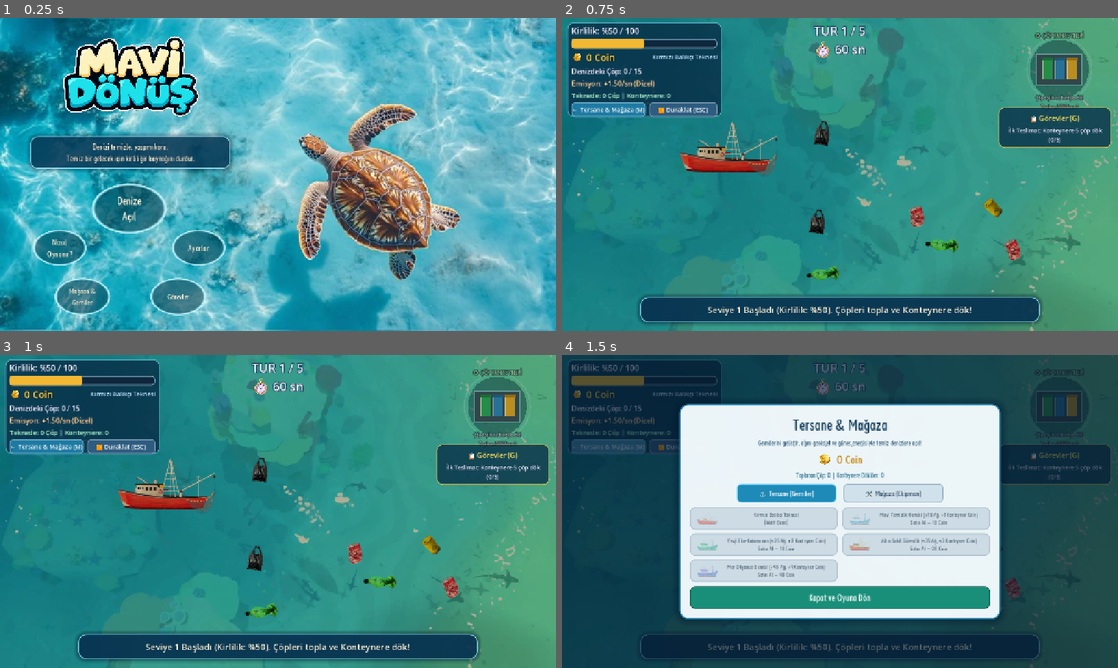
Above: before the commit, frames 1-4 (two rows, left to right).
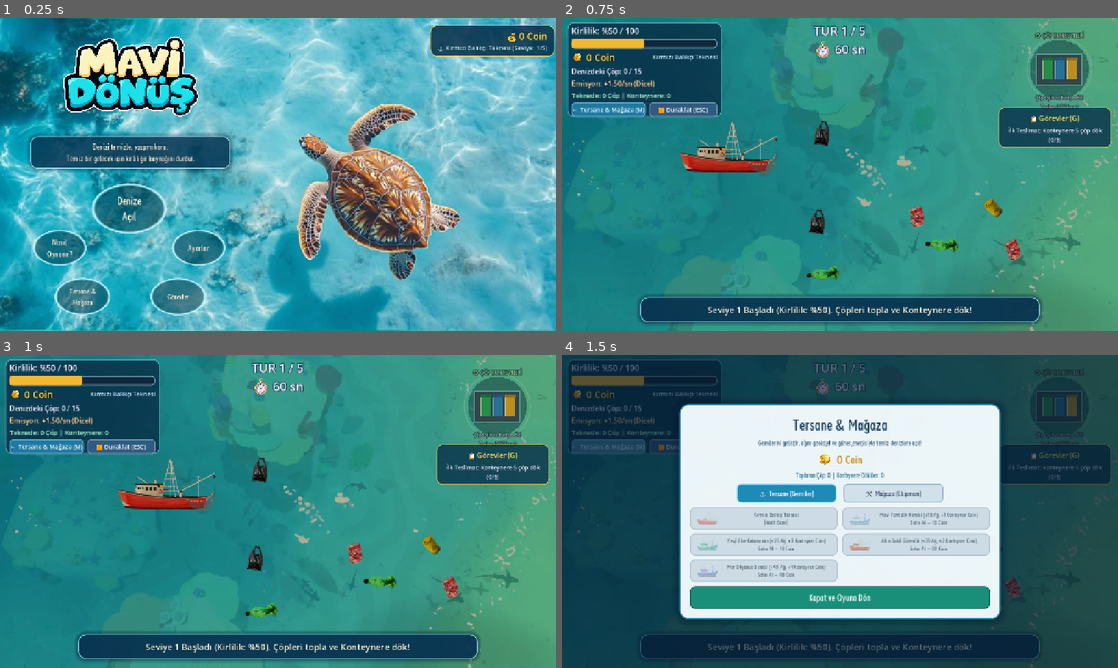
Above: after the commit, the same moments.

Repository: tubaiskol/Mavi-Donus-Hackathon-Team22
Game: Godot game, scene res://scenes/main_menu.tscn
The game is run twice, just before and just after one commit, with the same random seed, the same clock (stepped at 60 frames per second) and the same inputs. The engine's default icon, where the game draws it, is replaced by a stand-in: a white triangle on a blue panel in a dark square.
Inputs:
- Up to frame 1 (0.25 s): no input
- Up to frame 2 (0.75 s): click "Denize Açıl" at 0.5 s
- Up to frame 3 (1 s): no input
- Up to frame 4 (1.5 s): click "🛒 Tersane & Mağaza (M)" at 1.25 s

The runs differ from the first frame. In frame 1, 2.3% of the frame differs, in the area x 12-100%, y 2-93%; in frame 2, nothing differs; in frame 3, nothing differs; in frame 4, nothing differs.

Commit message:
ana menüye interaktif tersane, seviye seçimi ve ilerleme sıfırlama eklendi

Diff:
--- a/scripts/main_menu.gd
+++ b/scripts/main_menu.gd
@@ -1,6 +1,8 @@
 extends Control
 
 const MENU_FONT := preload("res://assets/menu_font.ttf")
+const RED_BOAT_TEX := preload("res://assets/red_boat.png")
+const BLUE_BOAT_TEX := preload("res://assets/blue_boat.png")
 
 @onready var start_button: TextureButton = $CenterContainer/MenuBox/ButtonsBox/StartButton
 @onready var help_button: TextureButton = $CenterContainer/MenuBox/ButtonsBox/HelpButton
@@ -10,26 +12,103 @@
 var _settings_overlay: Control
 var _fleet_overlay: Control
 var _quests_overlay: Control
+var _quests_list_container: VBoxContainer
+var _level_select_overlay: Control
 
 var _music_slider: HSlider
 var _sfx_slider: HSlider
 var _music_toggle_box: Button
 var _sfx_toggle_box: Button
 
+# Ana menü üst bilgi kartı (Kalıcı Coin ve Gemi Göstergesi)
+var _top_profile_card: PanelContainer
+var _profile_coins_label: Label
+var _profile_boat_label: Label
+
+# Ana Menü Tersane / Mağaza bileşenleri
+var _menu_shop_coins_label: Label
+var _menu_boat_buttons: Dictionary = {}
+var _menu_net_btn: Button
+var _menu_solar_btn: Button
+var _menu_active_shop_tab := 0
+var _menu_shipyard_box: VBoxContainer
+var _menu_equipment_box: VBoxContainer
+var _menu_tab_shipyard_btn: Button
+var _menu_tab_equip_btn: Button
+
 
 func _ready() -> void:
 	get_tree().paused = false
 	GameState.running = false
-	start_button.pressed.connect(_start_game)
+	GameState.load_game()
+
+	start_button.pressed.connect(_on_start_pressed)
 	help_button.pressed.connect(_open_howto)
 	settings_button.pressed.connect(_open_settings)
+
+	_build_top_profile_card()
 	_style_subtitle_banner()
 	_position_menu_buttons()
 	_build_modals()
 
+	GameState.coins_changed.connect(func(_c): _update_profile_labels())
+	GameState.boat_changed.connect(func(_b): _update_profile_labels())
+	_update_profile_labels()
+
+
+func _build_top_profile_card() -> void:
+	_top_profile_card = PanelContainer.new()
+	_top_profile_card.name = "TopProfileCard"
+	var sb := StyleBoxFlat.new()
+	sb.bg_color = Color(0.03, 0.18, 0.28, 0.85)
+	sb.border_color = Color(0.96, 0.82, 0.32, 0.80)
+	sb.set_border_width_all(2)
+	sb.set_corner_radius_all(16)
+	sb.content_margin_left = 18
+	sb.content_margin_right = 18
+	sb.content_margin_top = 10
+	sb.content_margin_bottom = 10
+	_top_profile_card.add_theme_stylebox_override("panel", sb)
+
+	_top_profile_card.set_anchors_and_offsets_preset(Control.PRESET_TOP_RIGHT)
+	_top_profile_card.offset_left = -290.0
+	_top_profile_card.offset_top = 16.0
+	_top_profile_card.offset_right = -20.0
+	_top_profile_card.offset_bottom = 80.0
+	add_child(_top_profile_card)
+
+	var vb := VBoxContainer.new()
+	vb.add_theme_constant_override("separation", 2)
+	_top_profile_card.add_child(vb)
+
+	_profile_coins_label = Label.new()
+	_profile_coins_label.horizontal_alignment = HORIZONTAL_ALIGNMENT_RIGHT
+	_profile_coins_label.add_theme_font_size_override("font_size", 22)
+	_profile_coins_label.add_theme_color_override("font_color", Color(1.0, 0.90, 0.38))
+	_profile_coins_label.add_theme_color_override("font_outline_color", Color(0.18, 0.12, 0.02, 0.95))
+	_profile_coins_label.add_theme_constant_override("outline_size", 4)
+	vb.add_child(_profile_coins_label)
+
+	_profile_boat_label = Label.new()
+	_profile_boat_label.horizontal_alignment = HORIZONTAL_ALIGNMENT_RIGHT
+	_profile_boat_label.add_theme_font_size_override("font_size", 14)
+	_profile_boat_label.add_theme_color_override("font_color", Color(0.78, 0.95, 1.0))
+	_profile_boat_label.add_theme_color_override("font_outline_color", Color(0.04, 0.18, 0.28))
+	_profile_boat_label.add_theme_constant_override("outline_size", 4)
+	vb.add_child(_profile_boat_label)
+
+
+func _update_profile_labels() -> void:
+	if _profile_coins_label:
+		_profile_coins_label.text = "💰 %d Coin" % GameState.coins
+	if _profile_boat_label:
+		_profile_boat_label.text = "⚓ %s (Seviye: %d/5)" % [
+			GameState.get_boat_name(),
+			GameState.unlocked_level
+		]
+
 
 func _style_subtitle_banner() -> void:
-	# Ana menüdeki alt açıklama yazısına (InfoLabel) şık deniz temalı UI kartı ekle
 	var menu_box: VBoxContainer = $CenterContainer/MenuBox
 	var info_label: Label = menu_box.get_node_or_null("InfoLabel") as Label
 	if info_label == null:
@@ -60,11 +139,26 @@
 	info_label.add_theme_constant_override("outline_size", 5)
 
 
-func _start_game() -> void:
+func _on_start_pressed() -> void:
 	if AudioManager:
 		AudioManager.play_button()
+
+	# Eğer oyuncu 1. seviyeyi geçmişse Seviye Seçimi / Devam Et modalını aç
+	if GameState.unlocked_level > 1 or not GameState.level_history.is_empty():
+		_open_level_select()
+	else:
+		_start_level(1)
+
+
+func _start_level(lvl: int) -> void:
 	start_button.disabled = true
+	GameState.start_level_round(lvl)
 	get_tree().change_scene_to_file("res://scenes/main.tscn")
+
+
+func _open_level_select() -> void:
+	_refresh_level_select_ui()
+	_level_select_overlay.show()
 
 
 func _open_howto() -> void:
@@ -86,6 +180,7 @@
 	if AudioManager:
 		AudioManager.play_button()
 	if _fleet_overlay:
+		_refresh_menu_shop()
 		_fleet_overlay.show()
 
 
@@ -93,6 +188,7 @@
 	if AudioManager:
 		AudioManager.play_button()
 	if _quests_overlay:
+		_refresh_quests_modal()
 		_quests_overlay.show()
 
 
@@ -102,55 +198,327 @@
 		ui_theme.default_font = MENU_FONT
 		ui_theme.default_font_size = 20
 
-	# --- NASIL OYNANIR MODALI (mavi_donus tarzı) ---
+	# 1) NASIL OYNANIR MODALI
 	var howto_vb := _create_modal_card("HowToModal", ui_theme)
 	_howto_overlay = get_node("HowToModal")
-
 	howto_vb.add_child(_modal_label("Nasıl Oynanır?", 36, Color(0.06, 0.24, 0.36)))
 	howto_vb.add_child(_modal_label("• WASD veya Ok tuşlarıyla temizlik gemisini hareket ettir.", 19))
-	howto_vb.add_child(_modal_label("• Deniz en az %50 kirlilik ve 7-8 varsayılan çöple başlar; suya yeni düşen çöpler kirliliği artırır!", 19))
-	howto_vb.add_child(_modal_label("• Topladığın çöpleri sağ üst köşedeki ♻️ Çöp Konteynerine bırakarak ek coin ve görev ödülleri kazan.", 19))
-	howto_vb.add_child(_modal_label("• 2. seviyeden itibaren ağa takılı Caretta'nın yanında 2 saniye kalarak onu kurtar (+5 Coin, -10 Kirlilik).", 19))
-	howto_vb.add_child(_modal_label("• Oyun içinde sol üstteki 🛒 Mağaza (M) ve 📋 Görevler (G) butonlarıyla istediğin an tersaneye ve görevlere ulaşabilirsin.", 19))
+	howto_vb.add_child(_modal_label("• Deniz en az %50 kirlilik ve 7-8 varsayılan çöple başlar; yeni düşen çöpler kirliliği artırır!", 19))
+	howto_vb.add_child(_modal_label("• Çöpleri toplayıp sağ üstteki Çöp Konteynerine dökerek bonus coin kazan.", 19))
+	howto_vb.add_child(_modal_label("• Caretta'nın yanında 2 saniye kalarak onu kurtar (+5 Coin, -10 Kirlilik).", 19))
+	howto_vb.add_child(_modal_label("• Oyun içinde 'P / ESC' ile duraklatabilir, 'M' ile tersaneye, 'G' ile görevlere gidebilirsin.", 19))
 	howto_vb.add_child(_modal_button("Geri Dön", func():
 		if AudioManager:
 			AudioManager.play_button()
 		_howto_overlay.hide()
 	))
 
-	# --- MAĞAZA & GEMİLER TANITIM MODALI ---
-	var fleet_vb := _create_modal_card("FleetModal", ui_theme)
-	_fleet_overlay = get_node("FleetModal")
-	fleet_vb.add_child(_modal_label("⚓ Mağaza & Gemi Çeşitleri", 34, Color(0.06, 0.24, 0.36)))
-	fleet_vb.add_child(_modal_label("Oyun sırasında sol üstteki '🛒 Mağaza (M)' butonuyla veya tur sonlarında satın alabilirsin:", 18, Color(0.18, 0.36, 0.48)))
-	for boat_id in GameState.BOAT_ORDER:
-		var info: Dictionary = GameState.BOAT_CATALOG[boat_id]
-		var cost_txt := "Başlangıç Gemisi" if int(info["cost"]) == 0 else "%d Coin" % int(info["cost"])
-		fleet_vb.add_child(_modal_label("🚤 %s (%s) — %s" % [info["name"], cost_txt, info["desc"]], 18))
-	fleet_vb.add_child(_modal_label("🛠️ Geniş Ağ (8 Coin): Toplama alanı +25  |  ☀️ Güneş Paneli (15 Coin): Emisyonu sıfırlar!", 18, Color(0.10, 0.46, 0.36)))
-	fleet_vb.add_child(_modal_button("Kapat", func():
-		if AudioManager:
-			AudioManager.play_button()
-		_fleet_overlay.hide()
-	))
-
-	# --- GÖREVLER MODALI ---
+	# 2) SEVİYE SEÇİMİ / DEVAM ET MODALI (Kaldığı yerden başlama)
+	_build_level_select_modal(ui_theme)
+
+	# 3) ANA MENÜ İNTERAKTİF TERSANE & MAĞAZA (Doğrudan buradan satın alma yapılabilir!)
+	_build_interactive_menu_shop(ui_theme)
+
+	# 4) GÖREVLER MODALI
 	var quests_vb := _create_modal_card("QuestsPreviewModal", ui_theme)
 	_quests_overlay = get_node("QuestsPreviewModal")
 	quests_vb.add_child(_modal_label("📋 Deniz Temizliği Görevleri", 34, Color(0.06, 0.24, 0.36)))
-	quests_vb.add_child(_modal_label("Oyun içinde bu görevleri tamamlayarak ekstra coin ödülleri kazanırsın:", 18, Color(0.18, 0.36, 0.48)))
-	for q in GameState.quests:
-		quests_vb.add_child(_modal_label("🎯 %s  —  Ödül: +%d Coin" % [q["title"], int(q["reward"])], 18))
+	quests_vb.add_child(_modal_label("Görevleri tamamlayarak ekstra coin kazan:", 18, Color(0.18, 0.36, 0.48)))
+
+	_quests_list_container = VBoxContainer.new()
+	_quests_list_container.add_theme_constant_override("separation", 10)
+	quests_vb.add_child(_quests_list_container)
+
 	quests_vb.add_child(_modal_button("Kapat", func():
 		if AudioManager:
 			AudioManager.play_button()
 		_quests_overlay.hide()
 	))
 
-	# --- AYARLAR MODALI (Referans görseldeki OPTIONS tarzı) ---
+	# 5) AYARLAR MODALI (Kısa-kalın ses barı, ful açık/kapalı butonları, ilerleme sıfırlama)
 	_build_sweet_settings_modal(ui_theme)
 
 
+func _build_level_select_modal(ui_theme: Theme) -> void:
+	var vb := _create_modal_card("LevelSelectModal", ui_theme)
+	_level_select_overlay = get_node("LevelSelectModal")
+
+	vb.add_child(_modal_label("⚓ Seviye Seçimi", 36, Color(0.06, 0.24, 0.36)))
+
+	var resume_btn := _modal_button("▶️ Kaldığın Yerden Devam Et (Seviye %d)" % GameState.unlocked_level, func():
+		if AudioManager:
+			AudioManager.play_button()
+		_level_select_overlay.hide()
+		_start_level(GameState.unlocked_level)
+	, true)
+	resume_btn.name = "ResumeLevelBtn"
+	vb.add_child(resume_btn)
+
+	var grid := GridContainer.new()
+	grid.name = "LevelsGrid"
+	grid.columns = 5
+	grid.add_theme_constant_override("h_separation", 10)
+	grid.add_theme_constant_override("v_separation", 10)
+	vb.add_child(grid)
+
+	vb.add_child(_modal_button("Kapat", func():
+		if AudioManager:
+			AudioManager.play_button()
+		_level_select_overlay.hide()
+	, false))
+
+
+func _refresh_level_select_ui() -> void:
+	if _level_select_overlay == null:
+		return
+	var vb: VBoxContainer = _level_select_overlay.get_node("CenterContainer/PanelContainer/VBoxContainer")
+	var resume_btn: Button = vb.get_node_or_null("ResumeLevelBtn") as Button
+	if resume_btn:
+		resume_btn.text = "▶️ Kaldığın Yerden Devam Et (Seviye %d)" % GameState.unlocked_level
+
+	var grid: GridContainer = vb.get_node_or_null("LevelsGrid") as GridContainer
+	if grid:
+		for c in grid.get_children():
+			c.queue_free()
+
+		for lvl in range(1, 6):
+			var b := Button.new()
+			b.custom_minimum_size = Vector2(90, 70)
+			b.add_theme_font_size_override("font_size", 16)
+
+			var is_unlocked := (lvl <= GameState.unlocked_level)
+			var hist = GameState.level_history.get(str(lvl), {})
+			var is_passed := bool(hist.get("passed", false))
+
+			if is_passed:
+				b.text = "Seviye %d\n✅ Geçildi" % lvl
+				b.disabled = false
+			elif is_unlocked:
+				b.text = "Seviye %d\n🔓 Açık" % lvl
+				b.disabled = false
+			else:
+				b.text = "Seviye %d\n🔒 Kilitli" % lvl
+				b.disabled = true
+
+			b.pressed.connect(func():
+				if AudioManager:
+					AudioManager.play_button()
+				_level_select_overlay.hide()
+				_start_level(lvl)
+			)
+			grid.add_child(b)
+
+
+func _refresh_quests_modal() -> void:
+	if _quests_list_container == null:
+		return
+	for c in _quests_list_container.get_children():
+		c.queue_free()
+
+	for q in GameState.quests:
+		var is_comp: bool = bool(q.get("completed", false))
+		var progress: int = int(q.get("progress", 0))
+		var target: int = int(q.get("target", 1))
+		var title: String = str(q.get("title", ""))
+		var reward: int = int(q.get("reward", 0))
+
+		var status_str := "✅ Tamamlandı (+%d Coin)" % reward if is_comp else "⏳ %d / %d (+%d Coin)" % [progress, target, reward]
+		var col := Color(0.12, 0.55, 0.25) if is_comp else Color(0.15, 0.25, 0.35)
+
+		var lbl := Label.new()
+		lbl.text = "🎯 %s\n   Durum: %s" % [title, status_str]
+		lbl.add_theme_font_size_override("font_size", 17)
+		lbl.add_theme_color_override("font_color", col)
+		_quests_list_container.add_child(lbl)
+
+
+# --- ANA MENÜ İNTERAKTİF TERSANE & MAĞAZA ---
+func _build_interactive_menu_shop(ui_theme: Theme) -> void:
+	var vb := _create_modal_card("InteractiveMenuShopModal", ui_theme)
+	_fleet_overlay = get_node("InteractiveMenuShopModal")
+	vb.custom_minimum_size = Vector2(740, 0)
+
+	vb.add_child(_modal_label("⚓ Tersane & Mağaza", 36, Color(0.06, 0.24, 0.36)))
+
+	_menu_shop_coins_label = _modal_label("Coin: %d" % GameState.coins, 24, Color(0.78, 0.52, 0.06))
+	vb.add_child(_menu_shop_coins_label)
+
+	# Sekmeler
+	var tabs_row := HBoxContainer.new()
+	tabs_row.alignment = BoxContainer.ALIGNMENT_CENTER
+	tabs_row.add_theme_constant_override("separation", 16)
+	vb.add_child(tabs_row)
+
+	_menu_tab_shipyard_btn = Button.new()
+	_menu_tab_shipyard_btn.text = "⚓ Tersane (Gemiler)"
+	_menu_tab_shipyard_btn.custom_minimum_size = Vector2(230, 44)
+	_menu_tab_shipyard_btn.add_theme_font_size_override("font_size", 18)
+	_menu_tab_shipyard_btn.pressed.connect(_switch_menu_shop_tab.bind(0))
+	tabs_row.add_child(_menu_tab_shipyard_btn)
+
+	_menu_tab_equip_btn = Button.new()
+	_menu_tab_equip_btn.text = "🛠️ Mağaza (Ekipman)"
+	_menu_tab_equip_btn.custom_minimum_size = Vector2(230, 44)
+	_menu_tab_equip_btn.add_theme_font_size_override("font_size", 18)
+	_menu_tab_equip_btn.pressed.connect(_switch_menu_shop_tab.bind(1))
+	tabs_row.add_child(_menu_tab_equip_btn)
+
+	# Tersane Box
+	_menu_shipyard_box = VBoxContainer.new()
+	_menu_shipyard_box.add_theme_constant_override("separation", 8)
+	vb.add_child(_menu_shipyard_box)
+
+	var grid := GridContainer.new()
+	grid.columns = 2
+	grid.add_theme_constant_override("h_separation", 10)
+	grid.add_theme_constant_override("v_separation", 8)
+	_menu_shipyard_box.add_child(grid)
+
+	var red_icon := _make_boat_icon(RED_BOAT_TEX, Rect2i(360, 215, 250, 140), Color.WHITE)
+	var blue_icon := _make_boat_icon(BLUE_BOAT_TEX, Rect2i(190, 260, 230, 140), Color.WHITE)
+	var emerald_icon := _make_boat_icon(BLUE_BOAT_TEX, Rect2i(190, 260, 230, 140), Color(0.55, 1.0, 0.72))
+	var gold_icon := _make_boat_icon(RED_BOAT_TEX, Rect2i(360, 215, 250, 140), Color(1.0, 0.88, 0.38))
+	var royal_icon := _make_boat_icon(BLUE_BOAT_TEX, Rect2i(190, 260, 230, 140), Color(0.86, 0.68, 1.0))
+
+	var icons := {
+		"red": red_icon,
+		"blue": blue_icon,
+		"emerald": emerald_icon,
+		"gold": gold_icon,
+		"royal": royal_icon
+	}
+
+	for boat_id in GameState.BOAT_ORDER:
+		var b := Button.new()
+		b.size_flags_horizontal = Control.SIZE_EXPAND_FILL
+		b.icon = icons.get(boat_id)
+		b.expand_icon = false
+		b.custom_minimum_size = Vector2(330, 50)
+		b.add_theme_font_size_override("font_size", 14)
+		b.pressed.connect(_on_menu_boat_buy_pressed.bind(boat_id))
+		grid.add_child(b)
+		_menu_boat_buttons[boat_id] = b
+
+	# Ekipman Box
+	_menu_equipment_box = VBoxContainer.new()
+	_menu_equipment_box.add_theme_constant_override("separation", 12)
+	vb.add_child(_menu_equipment_box)
+
+	_menu_net_btn = Button.new()
+	_menu_net_btn.custom_minimum_size = Vector2(0, 54)
+	_menu_net_btn.add_theme_font_size_override("font_size", 18)
+	_menu_net_btn.pressed.connect(func():
+		if GameState.buy_net():
+			if AudioManager:
+				AudioManager.play_buy()
+			_refresh_menu_shop()
+	)
+	_menu_equipment_box.add_child(_menu_net_btn)
+
+	_menu_solar_btn = Button.new()
+	_menu_solar_btn.custom_minimum_size = Vector2(0, 54)
+	_menu_solar_btn.add_theme_font_size_override("font_size", 18)
+	_menu_solar_btn.pressed.connect(func():
+		if GameState.buy_solar():
+			if AudioManager:
+				AudioManager.play_solar()
+			_refresh_menu_shop()
+	)
+	_menu_equipment_box.add_child(_menu_solar_btn)
+
+	vb.add_child(_modal_button("Kapat", func():
+		if AudioManager:
+			AudioManager.play_button()
+		_fleet_overlay.hide()
+	))
+
+	_switch_menu_shop_tab(0)
+
+
+func _switch_menu_shop_tab(idx: int) -> void:
+	_menu_active_shop_tab = idx
+	_menu_shipyard_box.visible = (_menu_active_shop_tab == 0)
+	_menu_equipment_box.visible = (_menu_active_shop_tab == 1)
+
+
+func _on_menu_boat_buy_pressed(boat_id: String) -> void:
+	var was_owned := GameState.is_boat_owned(boat_id)
+	if GameState.buy_or_select_boat(boat_id):
+		if AudioManager:
+			if was_owned:
+				AudioManager.play_button()
+			else:
+				AudioManager.play_buy()
+		_refresh_menu_shop()
+
+
+func _refresh_menu_shop() -> void:
+	if _menu_shop_coins_label:
+		_menu_shop_coins_label.text = "💰 Toplam Coin: %d" % GameState.coins
+
+	for boat_id: String in _menu_boat_buttons:
+		var btn: Button = _menu_boat_buttons[boat_id]
+		var info: Dictionary = GameState.BOAT_CATALOG[boat_id]
+		var b_name: String = info["name"]
+		var cost: int = int(info["cost"])
+		var r_bonus: int = int(info["radius_bonus"])
+		var d_bonus: int = int(info["delivery_bonus"])
+		var owned: bool = GameState.is_boat_owned(boat_id)
+		var is_active: bool = (GameState.selected_boat == boat_id)
+
+		var stat_txt := ""
+		if r_bonus > 0:
+			stat_txt = " (+%d Ağ, +%d Konteyner Coin)" % [r_bonus, d_bonus]
+
+		if is_active:
+			btn.text = "%s%s\n[Aktif Gemi]" % [b_name, stat_txt]
+			btn.disabled = true
+		elif owned:
+			btn.text = "%s%s\n[Sahipsin — Seç]" % [b_name, stat_txt]
+			btn.disabled = false
+		else:
+			btn.text = "%s%s\nSatın Al — %d Coin" % [b_name, stat_txt, cost]
+			btn.disabled = (GameState.coins < cost)
+
+	if _menu_net_btn:
+		if GameState.has_wide_net:
+			_menu_net_btn.text = "Geniş Ağ (Toplama Alanı +25)  —  Alındı"
+			_menu_net_btn.disabled = true
+		else:
+			_menu_net_btn.text = "Geniş Ağ (Toplama Alanı +25)  —  8 coin"
+			_menu_net_btn.disabled = (GameState.coins < 8)
+
+	if _menu_solar_btn:
+		if GameState.has_solar:
+			_menu_solar_btn.text = "Güneş Paneli (Emisyon Sıfırlanır)  —  Alındı"
+			_menu_solar_btn.disabled = true
+		else:
+			_menu_solar_btn.text = "Güneş Paneli (Emisyon Sıfırlanır)  —  15 coin"
+			_menu_solar_btn.disabled = (GameState.coins < 15)
+
+	_update_profile_labels()
+
+
+func _make_boat_icon(tex: Texture2D, region: Rect2i, tint: Color) -> Texture2D:
+	if tex == null:
+		return null
+	var img := tex.get_image()
+	if img == null:
+		return null
+	if img.is_compressed():
+		img.decompress()
+	var cropped := img.get_region(region)
+	cropped.resize(54, 34, Image.INTERPOLATE_LANCZOS)
+	if tint != Color.WHITE:
+		for y in cropped.get_height():
+			for x in cropped.get_width():
+				var c := cropped.get_pixel(x, y)
+				if c.a > 0.01:
+					cropped.set_pixel(x, y, Color(c.r * tint.r, c.g * tint.g, c.b * tint.b, c.a))
+	return ImageTexture.create_from_image(cropped)
+
+
+# --- AYARLAR MODALI ---
 func _build_sweet_settings_modal(ui_theme: Theme) -> void:
 	_settings_overlay = Control.new()
 	_settings_overlay.name = "SettingsModal"
@@ -168,7 +536,6 @@
 	cc.set_anchors_and_offsets_preset(Control.PRESET_FULL_RECT)
 	_settings_overlay.add_child(cc)
 
-	# Mavi-turkuaz parlak çerçeveli ana kart (OPTIONS görseli tarzı)
 	var card := PanelContainer.new()
 	var card_sb := StyleBoxFlat.new()
 	card_sb.bg_color = Color(0.24, 0.76, 0.94, 0.97)
@@ -186,10 +553,9 @@
 
 	var vb := VBoxContainer.new()
 	vb.custom_minimum_size = Vector2(460, 0)
-	vb.add_theme_constant_override("separation", 22)
+	vb.add_theme_constant_override("separation", 18)
 	card.add_child(vb)
 
-	# Üst Başlık Satırı: Büyük sarı-turuncu konturlu "AYARLAR" + sağ üst "✖" butonu
 	var header_hb := HBoxContainer.new()
 	header_hb.alignment = BoxContainer.ALIGNMENT_CENTER
 	vb.add_child(header_hb)
@@ -202,7 +568,7 @@
 	title_lbl.text = "AYARLAR"
 	title_lbl.size_flags_horizontal = Control.SIZE_EXPAND_FILL
 	title_lbl.horizontal_alignment = HORIZONTAL_ALIGNMENT_CENTER
-	title_lbl.add_theme_font_size_override("font_size", 46)
+	title_lbl.add_theme_font_size_override("font_size", 44)
 	title_lbl.add_theme_color_override("font_color", Color(1.0, 0.84, 0.20))
 	title_lbl.add_theme_color_override("font_outline_color", Color(0.56, 0.24, 0.05, 1.0))
 	title_lbl.add_theme_constant_override("outline_size", 10)
@@ -228,7 +594,7 @@
 	)
 	header_hb.add_child(close_x_btn)
 
-	# 1. Satır: 🎵 Müzik (Büyük yazı + kalın kısa bar + sağda kare ful açık/kapalı kutusu)
+	# Müzik satırı
 	var music_row := _create_audio_control_row(
 		"🎵 Müzik",
 		func(val: float):
@@ -246,7 +612,7 @@
 	_music_toggle_box = music_row["box"]
 	vb.add_child(music_row["container"])
 
-	# 2. Satır: 🔊 Ses (Büyük yazı + kalın kısa bar + sağda kare ful açık/kapalı kutusu)
+	# Ses satırı
 	var sfx_row := _create_audio_control_row(
 		"🔊 Ses",
 		func(val: float):
@@ -265,15 +631,30 @@
 	_sfx_toggle_box = sfx_row["box"]
 	vb.add_child(sfx_row["container"])
 
-	# Alt Buton: Görseldeki parlak turuncu-sarı "Quit / Tamam" butonu tarzında
+	# Oyun İlerlemesini Sıfırla (Reset Save) butonu
+	var reset_save_btn := Button.new()
+	reset_save_btn.text = "🗑️ İlerlemeyi ve Kaydı Sıfırla"
+	reset_save_btn.custom_minimum_size = Vector2(0, 42)
+	reset_save_btn.add_theme_font_size_override("font_size", 16)
+	reset_save_btn.add_theme_color_override("font_color", Color(0.9, 0.2, 0.2))
+	reset_save_btn.pressed.connect(func():
+		GameState.reset_all_data()
+		_refresh_menu_shop()
+		_refresh_settings_ui()
+		_update_profile_labels()
+		if AudioManager:
+			AudioManager.play_button()
+	)
+	vb.add_child(reset_save_btn)
+
 	var bottom_center := HBoxContainer.new()
 	bottom_center.alignment = BoxContainer.ALIGNMENT_CENTER
 	vb.add_child(bottom_center)
 
 	var ok_btn := Button.new()
 	ok_btn.text = "TAMAM"
-	ok_btn.custom_minimum_size = Vector2(210, 56)
-	ok_btn.add_theme_font_size_override("font_size", 28)
+	ok_btn.custom_minimum_size = Vector2(210, 52)
+	ok_btn.add_theme_font_size_override("font_size", 26)
 	ok_btn.add_theme_color_override("font_color", Color(1.0, 0.98, 0.85))
 	ok_btn.add_theme_color_override("font_outline_color", Color(0.55, 0.22, 0.04))
 	ok_btn.add_theme_constant_override("outline_size", 6)
@@ -282,7 +663,7 @@
 	ok_normal.bg_color = Color(0.98, 0.62, 0.14)
 	ok_normal.border_color = Color(1.0, 0.94, 0.68)
 	ok_normal.set_border_width_all(3)
-	ok_normal.set_corner_radius_all(28)
+	ok_normal.set_corner_radius_all(26)
 	ok_normal.shadow_color = Color(0.45, 0.18, 0.02, 0.45)
 	ok_normal.shadow_size = 8
 
@@ -310,18 +691,16 @@
 	hb.alignment = BoxContainer.ALIGNMENT_CENTER
 	hb.add_theme_constant_override("separation", 14)
 
-	# Sol: Daha büyük ve kalın ses etiketi
 	var lbl := Label.new()
 	lbl.text = label_text
 	lbl.custom_minimum_size = Vector2(145, 44)
 	lbl.vertical_alignment = VERTICAL_ALIGNMENT_CENTER
-	lbl.add_theme_font_size_override("font_size", 28)
+	lbl.add_theme_font_size_override("font_size", 26)
 	lbl.add_theme_color_override("font_color", Color(0.04, 0.26, 0.48))
 	lbl.add_theme_color_override("font_outline_color", Color(0.88, 0.98, 1.0, 0.90))
 	lbl.add_theme_constant_override("outline_size", 5)
 	hb.add_child(lbl)
 
-	# Orta: Daha kalın ve daha kısa slider barı (turuncu-kırmızı dolgu + beyaz || tutamaç)
 	var slider := HSlider.new()
 	slider.min_value = 0.0
 	slider.max_value = 100.0
@@ -359,7 +738,6 @@
 	slider.value_changed.connect(on_slide)
 	hb.add_child(slider)
 
-	# En sağ: Kare kutu kısayolu (Ful Açık / Ful Kapalı)
 	var box_btn := Button.new()
 	box_btn.custom_minimum_size = Vector2(46, 46)
 	box_btn.tooltip_text = "Kısayol: Tam Açık (100%) / Tam Kapalı (0%)"
@@ -399,7 +777,6 @@
 
 
 func _make_pill_grabber_texture(highlight: bool) -> ImageTexture:
-	# Görseldeki beyaz kapsül üzerinde mavi "||" çizgili tutamaç
 	var w := 28
 	var h := 36
 	var img := Image.create(w, h, false, Image.FORMAT_RGBA8)
@@ -546,8 +923,7 @@
 		125
 	)
 
-	# Ana ekranda Mağaza & Gemiler ve Görevler baloncuk butonları
-	var shop_btn := _create_extra_bubble_button("Mağaza &\nGemiler", Vector2(55, 225), 130, _open_fleet)
+	var shop_btn := _create_extra_bubble_button("Tersane &\nMağaza", Vector2(55, 225), 130, _open_fleet)
 	box.add_child(shop_btn)
 
 	var quests_btn := _create_extra_bubble_button("Görevler", Vector2(275, 225), 130, _open_quests)
@@ -576,7 +952,6 @@
 	local_position: Vector2,
 	diameter: float
 ) -> void:
-	# Assetin büyük piksel boyutu butonu büyütmesin.
 	button.ignore_texture_size = true
 	button.stretch_mode = TextureButton.STRETCH_KEEP_ASPECT_CENTERED
 	button.texture_normal = _make_oval_texture(
